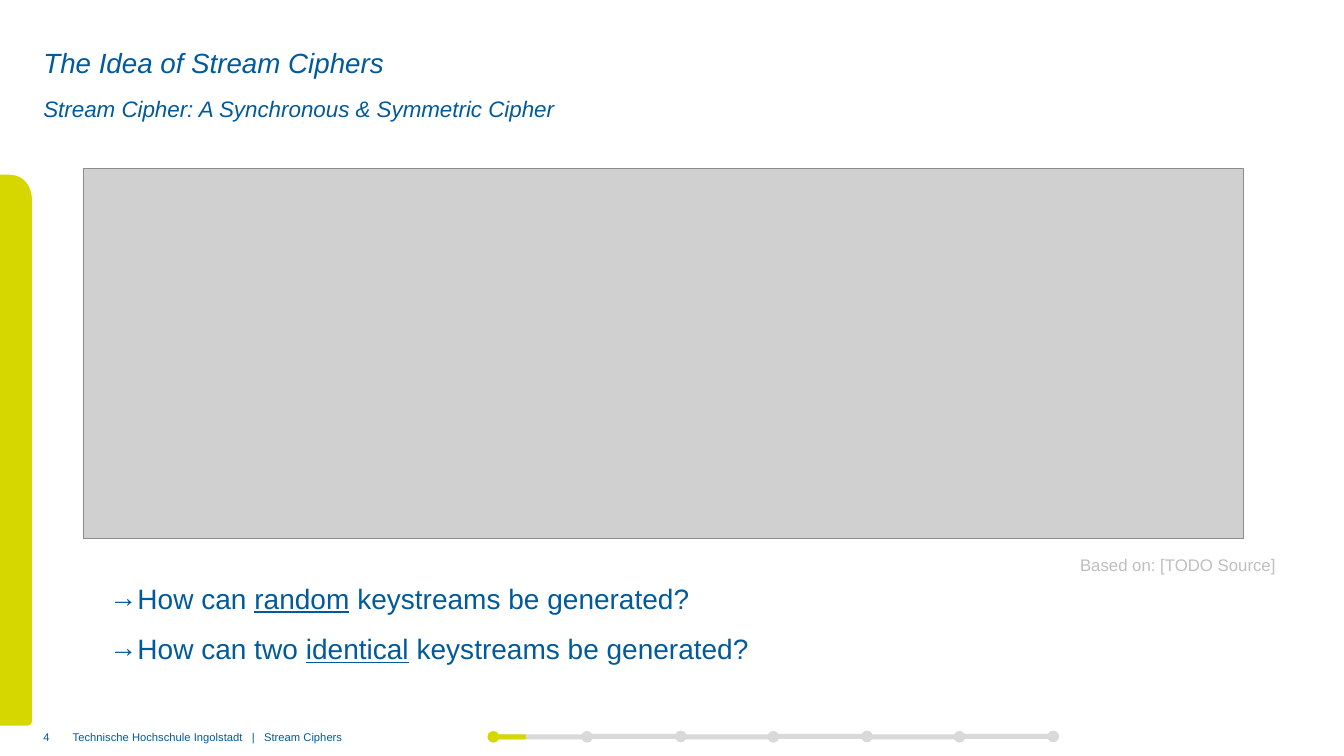
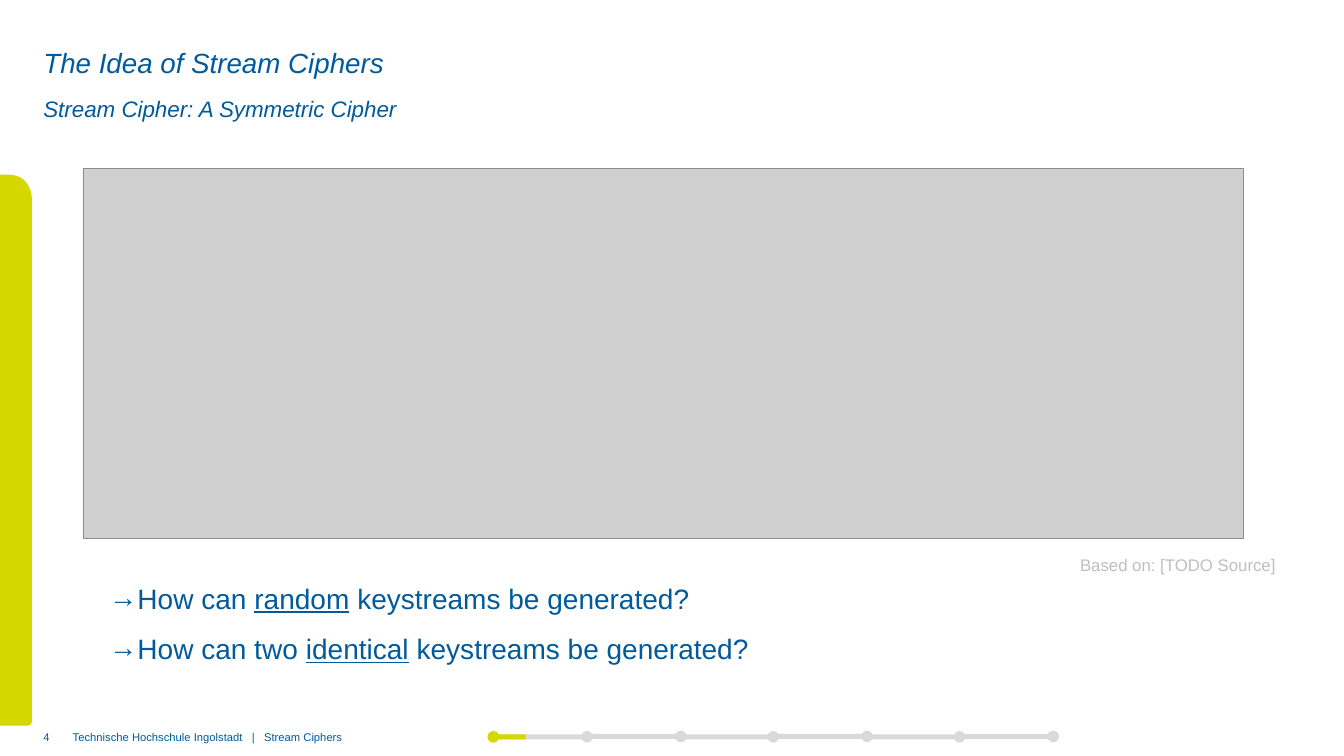
Before and after one commit to xThale/crypto-stream-ciphers, a slide deck: slide 4 of Präsentation/Merged Presentation.pptx. Drawn at 1344x756 pixels with LibreOffice and Linux fonts; fonts in the diff are those of the drawing; grey boxes stand for pictures; background and template pictures are left out. Boxes give left, top, right and bottom in pixels: in the first picture for what was removed or moved away, otherwise in the second. Text is boxed around its words. In the diff, an @@ line names an element or a change of style, - is before the commit and + after.

```diff
--- a/Präsentation/Merged Presentation.pptx
+++ b/Präsentation/Merged Presentation.pptx
@@ subtitle at (43, 100, 397, 122): text changed @@
-Stream Cipher: A Synchronous & Symmetric Cipher
+Stream Cipher: A Symmetric Cipher
```
Also in this commit, not shown: 2 other slides changed, 1 slide added, 2 slides removed.
